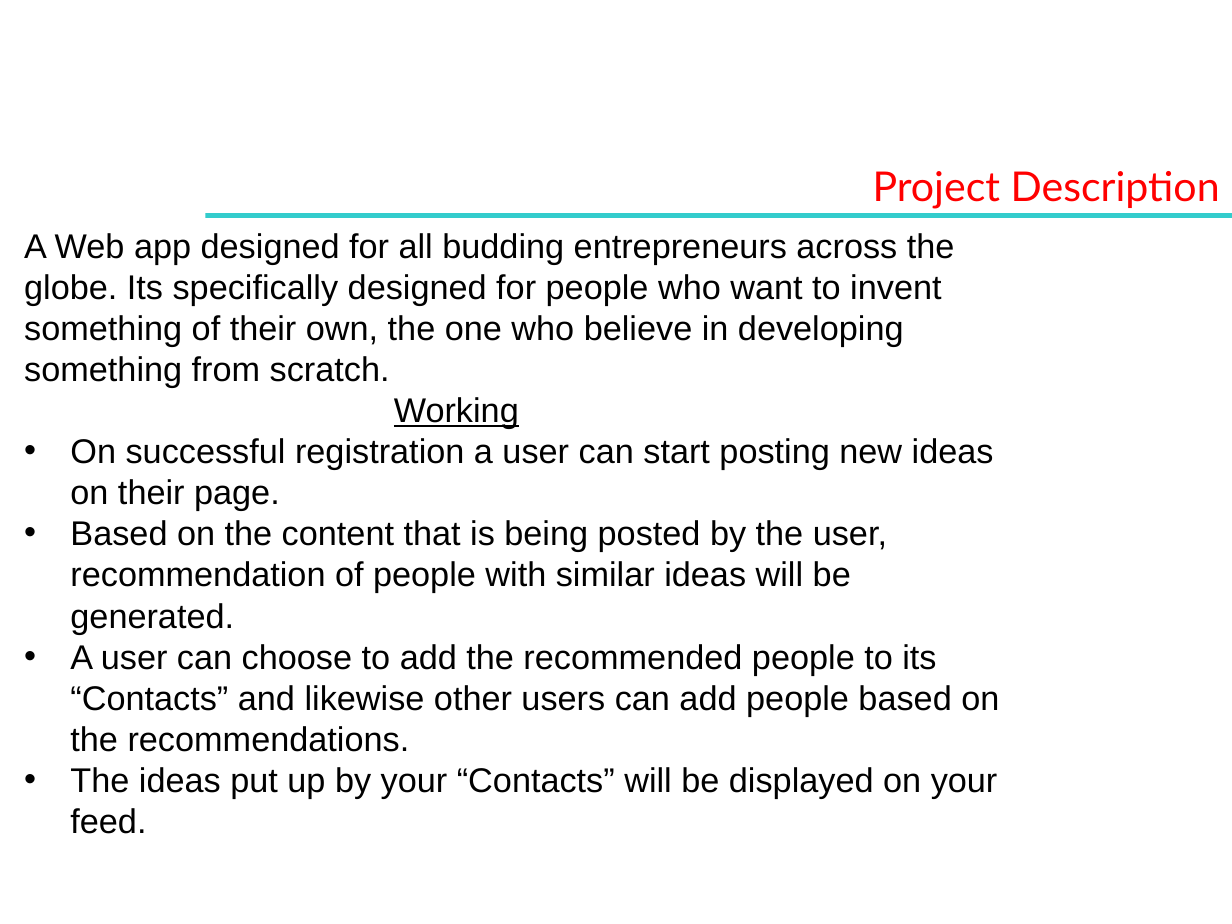
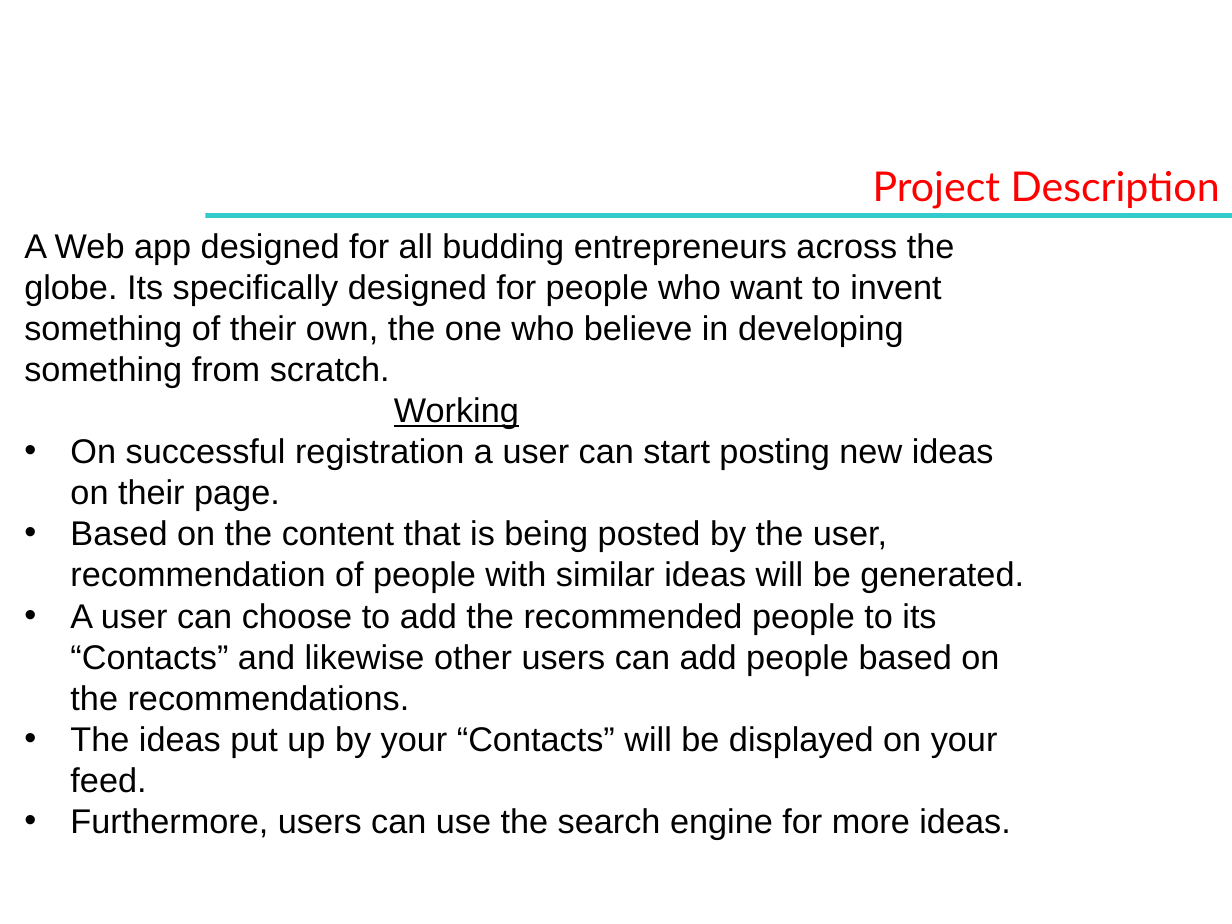
Before and after one commit to jasraj-jsa/VIBE_TECH, a slide deck: slide 2 of V.I.B.E.pptx. Drawn at 1232x924 pixels with LibreOffice and Linux fonts; fonts in the diff are those of the drawing; background and template pictures are left out. Boxes give left, top, right and bottom in pixels: in the first picture for what was removed or moved away, otherwise in the second. Text is boxed around its words. In the diff, an @@ line names an element or a change of style, - is before the commit and + after.

```diff
--- a/V.I.B.E.pptx
+++ b/V.I.B.E.pptx
@@ text at (70, 808, 1010, 839): paragraph added @@
+• Furthermore, users can use the search engine for more ideas.
```
Also in this commit, not shown: 1 other slide changed, 1 other file.
